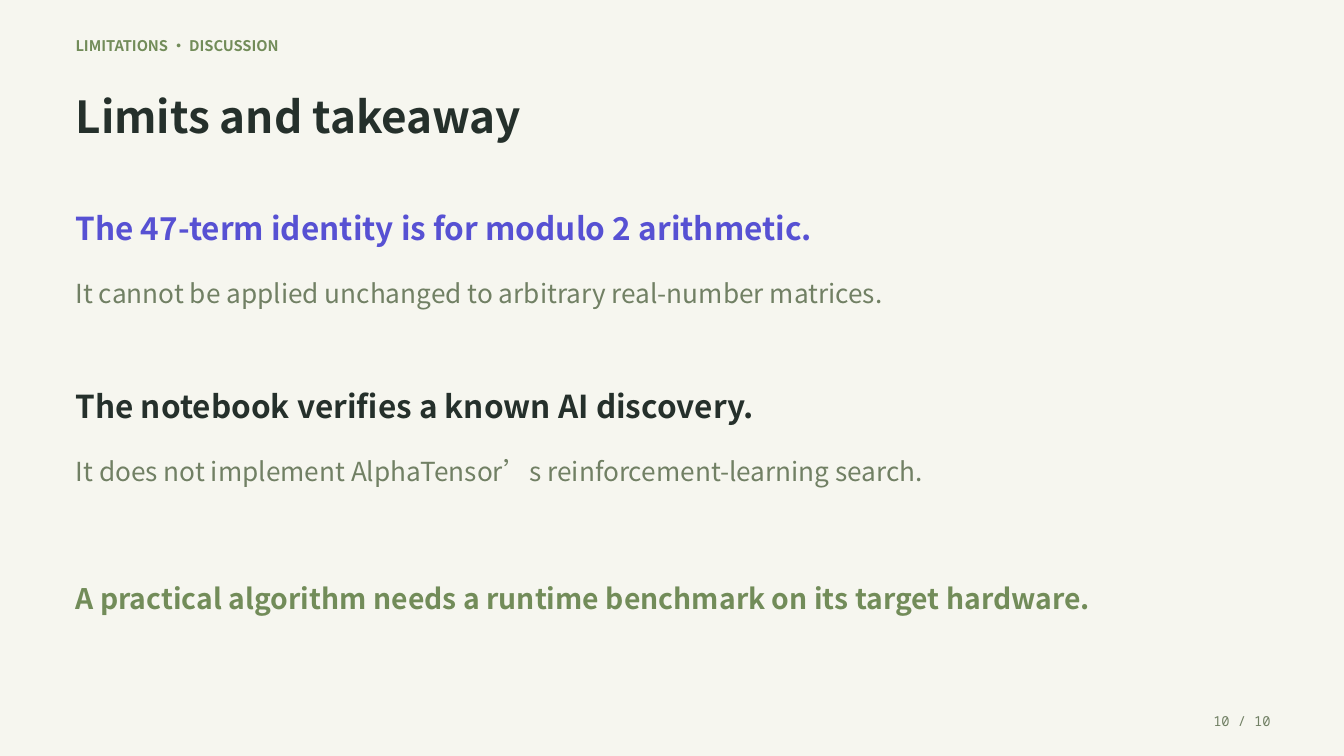
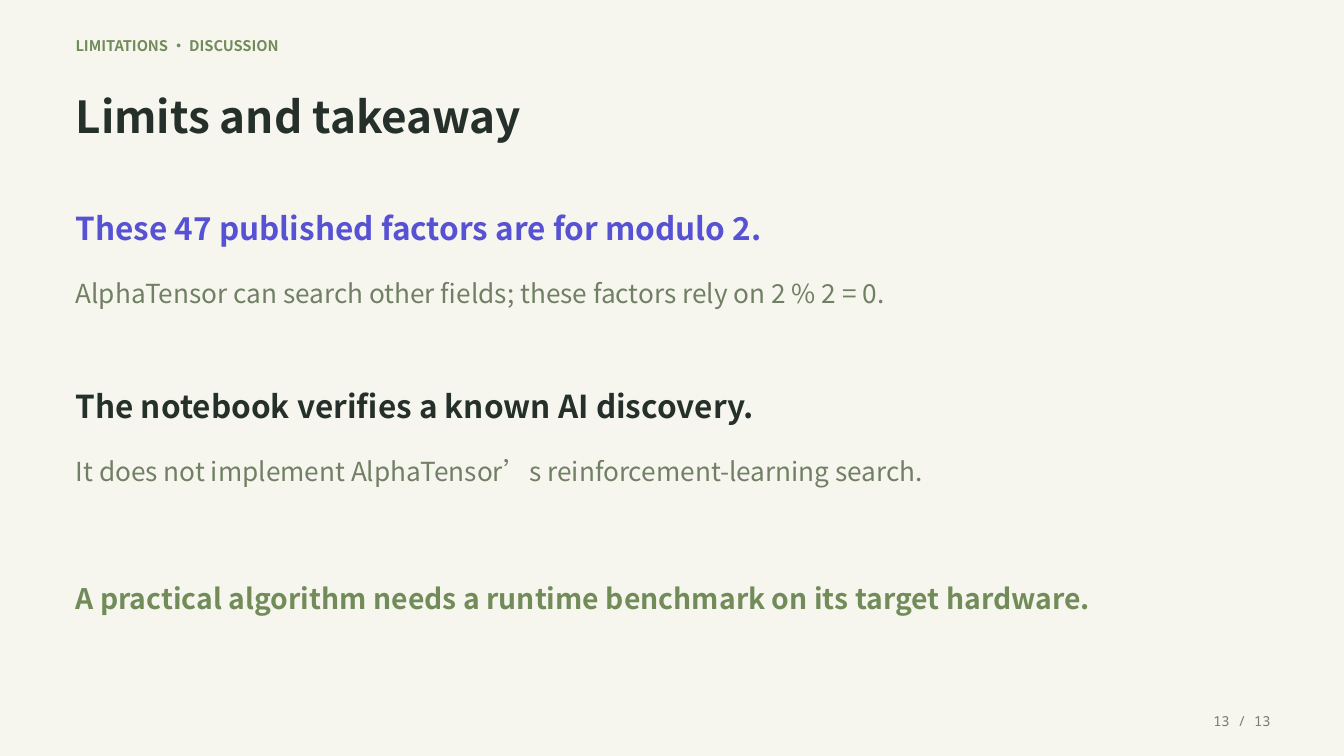
Before and after one commit to secreat14/AlphaEvolve-saplingagent-ppt, a slide deck: slide 13 of alphatensor_matrix_multiplication.pptx (slide 10 before the commit). Drawn at 1344x756 pixels with LibreOffice and Linux fonts; fonts in the diff are those of the drawing. Boxes give left, top, right and bottom in pixels: in the first picture for what was removed or moved away, otherwise in the second. Text is boxed around its words. In the diff, an @@ line names an element or a change of style, - is before the commit and + after.

Commit message:
update notebook to use plain modulo

```diff
--- a/alphatensor_matrix_multiplication.pptx
+++ b/alphatensor_matrix_multiplication.pptx
@@ text at (x1=76, y1=214, x2=762, y2=247): text changed @@
-The 47-term identity is for modulo 2 arithmetic.
+These 47 published factors are for modulo 2.
@@ text at (x1=76, y1=282, x2=885, y2=309): text changed @@
-It cannot be applied unchanged to arbitrary real-number matrices.
+AlphaTensor can search other fields; these factors rely on 2 % 2 = 0.
@@ text at (x1=1213, y1=716, x2=1270, y2=726): text changed @@
-10 / 10
+13 / 13
```
Also in this commit, not shown: 8 other slides changed, 3 slides added, 2 other files.
